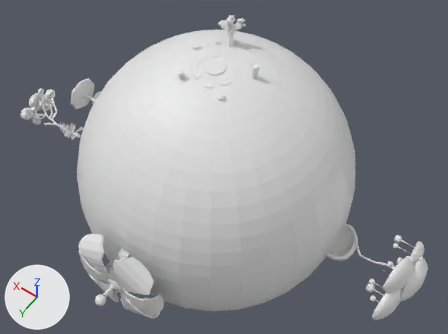
Renders of the Blender file Assets/Models/Planet.blend from each side of a commit.
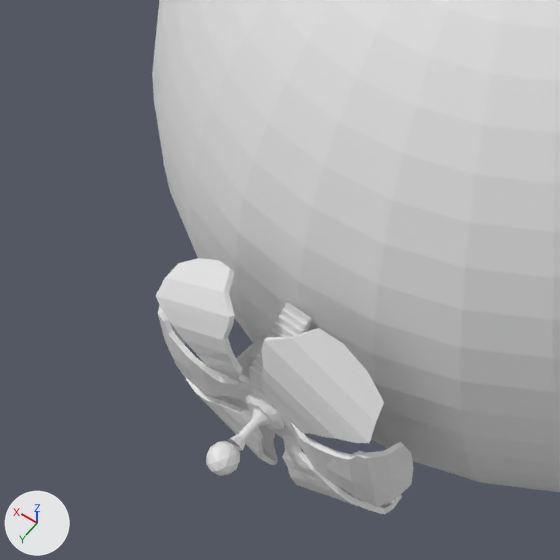
The first picture shows the older version from a camera (50 mm lens) standing at (-80.6, 108.5, 175.2) and looking at (-1.7, -1.9, 1.6). The close-ups show both versions on the part from 6% to 47% of the width and 44% to 100% of the height of that picture; other places that the commit changed are outside them. Lighting does not change. The marker at lower left points along +X, +Y and +Z.

Objects in the first close-up: 'Center Light_garden', 'Center Pillar_garden', 'Flower_garden', 'Planet', 'Stairs_garden'.
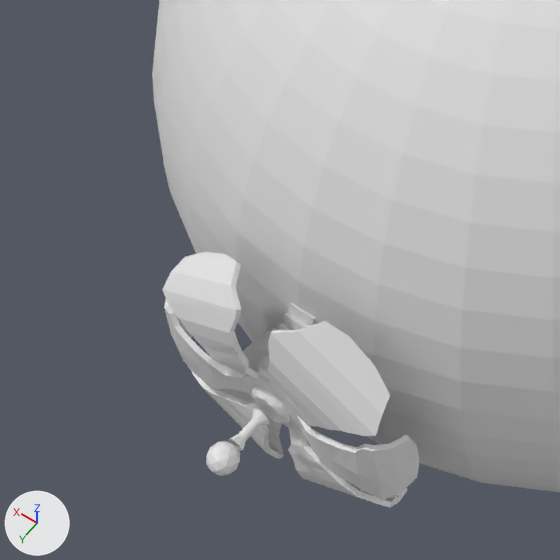
Patch to the scene script:
```diff
--- a/Assets/Models/Planet.blend.py
+++ b/Assets/Models/Planet.blend.py
@@ ob_flower_garden @@
 ob_flower_garden = bpy.data.objects.new('Flower_garden', me_circle_007)
-ob_flower_garden.location = (0.0, 0.0, 0.0)
+ob_flower_garden.location = (0.0, -0.9, 0.0)
 ob_flower_garden.rotation_euler = (-1.571, 0.0, 0.0)  # degrees (-90, 0, 0)
@@ ob_stairs_garden @@
 ob_stairs_garden = bpy.data.objects.new('Stairs_garden', me_cube_009)
-ob_stairs_garden.location = (-0.7, 50.4, 9.8)
+ob_stairs_garden.location = (-0.7, 49.5, 9.8)
 _m = ob_stairs_garden.modifiers.new('Mirror', 'MIRROR')
```

Where the change shows, as pixel boxes [x1, y1, x2, y2] in the close-ups (560 x 560 px):
'Flower_garden', moved: before [156, 258, 413, 514]; after [162, 252, 419, 507]
'Stairs_garden', moved: before [249, 303, 312, 439]; after [258, 303, 316, 381]
